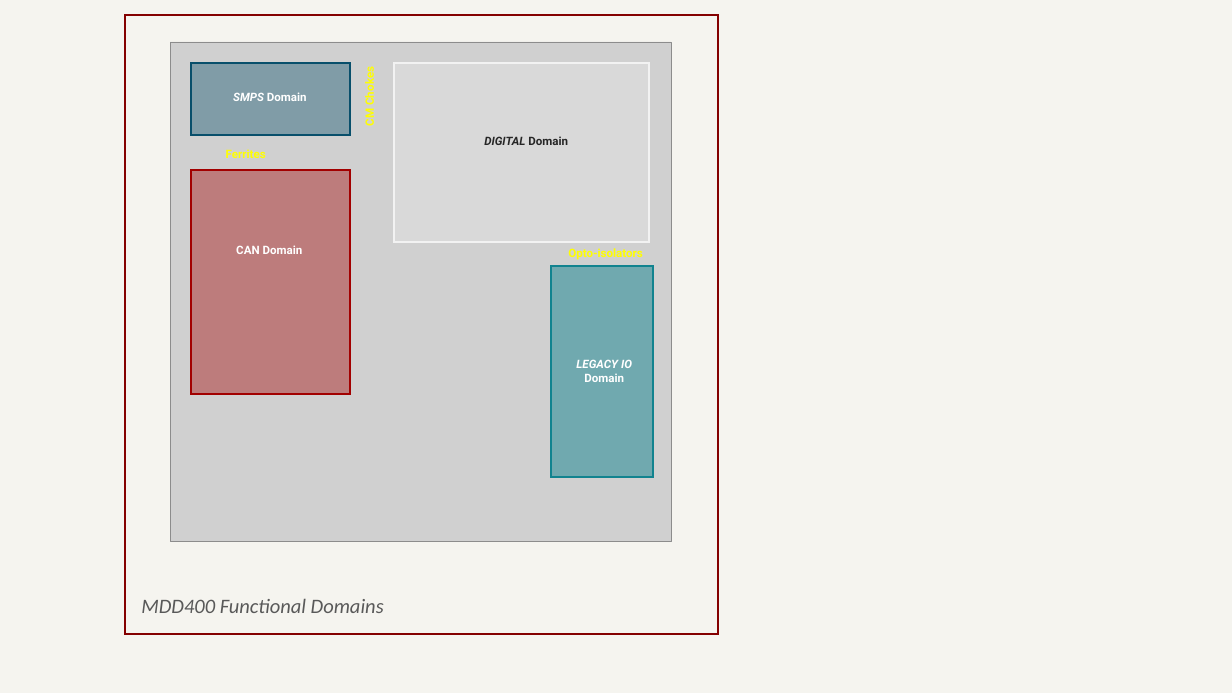
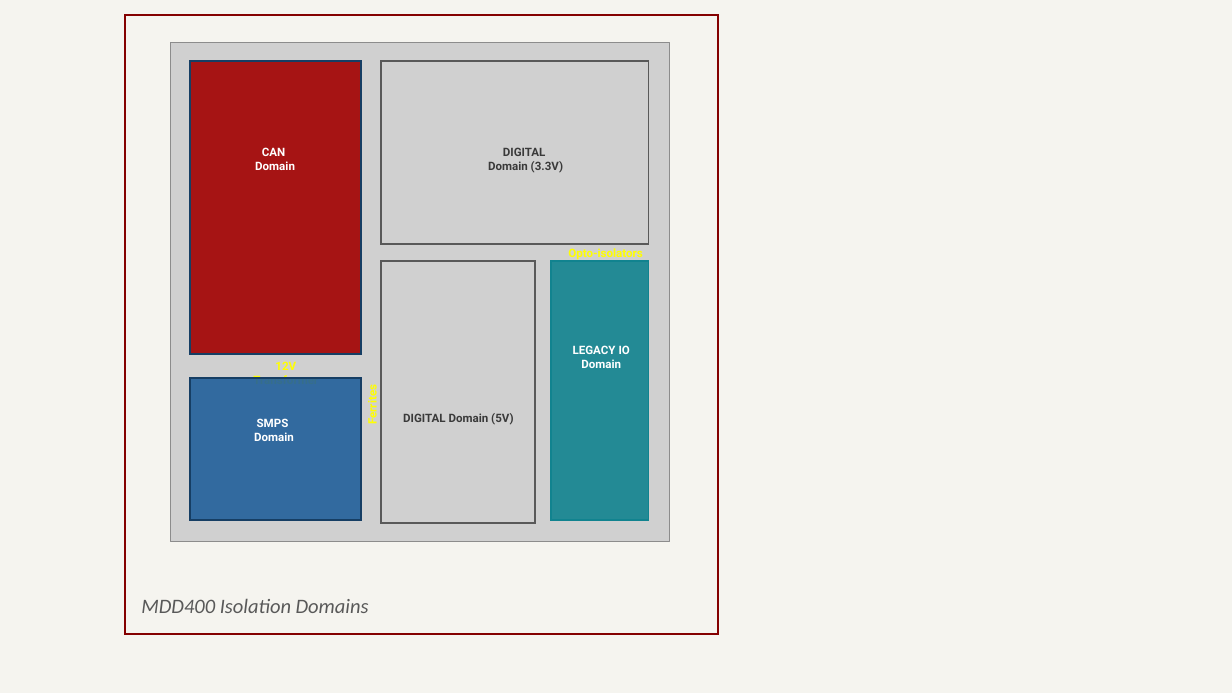
Before and after one commit to SCADYS-IO/docs.scadys.io, a slide deck: slide 4 of .assets/diagrams.pptx (slide 6 before the commit). Drawn at 1232x693 pixels with LibreOffice and Linux fonts; fonts in the diff are those of the drawing; grey boxes stand for pictures. Boxes give left, top, right and bottom in pixels: in the first picture for what was removed or moved away, otherwise in the second. Text is boxed around its words. In the diff, an @@ line names an element or a change of style, - is before the commit and + after.

```diff
--- a/.assets/diagrams.pptx
+++ b/.assets/diagrams.pptx
@@ rectangle: place and size @@
-rectangle at <box>191,170,350,394</box>
+rectangle at <box>189,61,360,354</box>
@@ rectangle at <box>189,61,360,354</box>: fill #A20000 at 40% opacity to #A20000 at 90% opacity; outline #A20000 1.5 pt to #163E64 1.5 pt @@
@@ rectangle removed at <box>190,63,349,136</box> @@
@@ text removed at <box>362,70,377,126</box> @@
-CM Chokes
@@ rectangle: place and size @@
-rectangle at <box>394,63,649,242</box>
+rectangle at <box>382,61,649,244</box>
@@ rectangle at <box>382,61,649,244</box>: fill #E8E8E8 at 40% opacity to #D1D1D1 at 90% opacity; outline #F2F2F2 1.5 pt to #595959 1.5 pt @@
@@ text at <box>255,147,295,170</box>: text changed @@
-CAN Domain
+CAN
+Domain
@@ text at <box>488,147,563,172</box>: text changed; text colour #262626 to #3A3A3A; italic off @@
-DIGITAL Domain
+DIGITAL
+Domain (3.3V)
@@ rectangle added at <box>382,262,536,523</box>, fill #D1D1D1 at 90% opacity, outline #595959 1.5 pt @@
@@ rectangle: place and size @@
-rectangle at <box>551,265,653,477</box>
+rectangle at <box>551,262,649,520</box>
@@ rectangle at <box>551,262,649,520</box>: fill #11838F at 50% opacity to #11838F at 90% opacity @@
@@ text "LEGACY IO Domain": place and size @@
-text "LEGACY IO Domain" at <box>576,359,632,382</box>
+text "LEGACY IO Domain" at <box>573,345,630,368</box>
@@ text "LEGACY IO Domain" at <box>573,345,630,368</box>: italic off in "LEGACY IO" @@
@@ rectangle added at <box>189,378,360,520</box>, fill #215F9A at 90% opacity, outline #163E64 1.5 pt @@
@@ text added at <box>253,361,318,379</box>, 9 pt, text #FFFF00, bold @@
+12V Transformer
@@ text "Ferrites": place and size @@
-text "Ferrites" at <box>226,149,266,158</box>
+text "Ferrites" at <box>365,389,380,424</box>
@@ text "Ferrites" at <box>365,389,380,424</box>: rotation 0 to 270 degrees @@
@@ text at <box>254,418,294,441</box>: text changed @@
-SMPS Domain
+SMPS
+Domain
@@ text added at <box>403,413,513,425</box>, 9 pt, text #3A3A3A, bold @@
+DIGITAL Domain (5V)
@@ title at <box>141,599,369,613</box>: text changed @@
-MDD400 Functional Domains
+MDD400 Isolation Domains
```
Also in this commit, not shown: 1 other slide changed, 42 other files.
